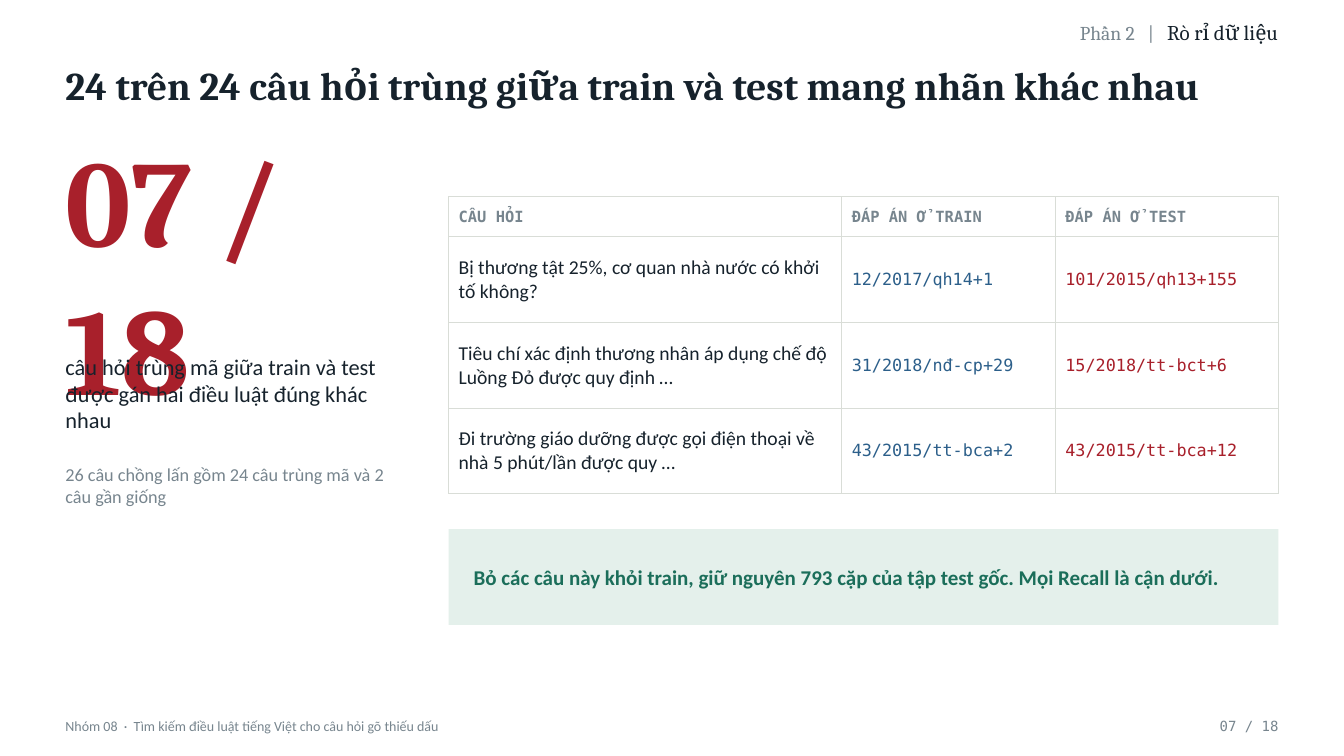
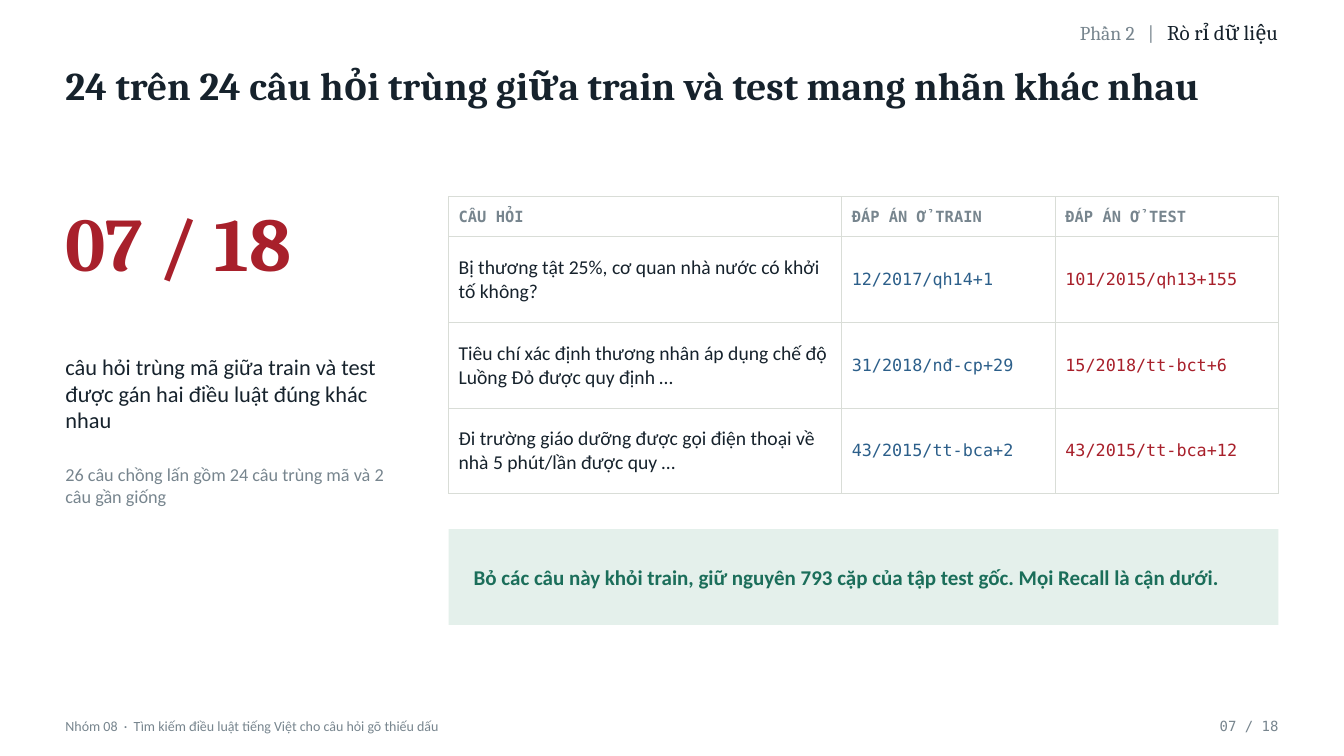
Before and after one commit to Messiac24/vietnamese-legal-retrieval-khong-dau, a slide deck: slide 7 of docs/slides/Nhom08_XLNNTN_BaoCao.pptx. Drawn at 1344x756 pixels with LibreOffice and Linux fonts; fonts in the diff are those of the drawing. Boxes give left, top, right and bottom in pixels: in the first picture for what was removed or moved away, otherwise in the second. Text is boxed around its words. In the diff, an @@ line names an element or a change of style, - is before the commit and + after.

```diff
--- a/docs/slides/Nhom08_XLNNTN_BaoCao.pptx
+++ b/docs/slides/Nhom08_XLNNTN_BaoCao.pptx
@@ text "07 / 18": place and size @@
-text "07 / 18" at box(65, 163, 191, 421)
+text "07 / 18" at box(65, 219, 292, 272)
@@ text "07 / 18" at box(65, 219, 292, 272): size 88 to 54 pt @@
```
Also in this commit, not shown: 3 other slides changed.
